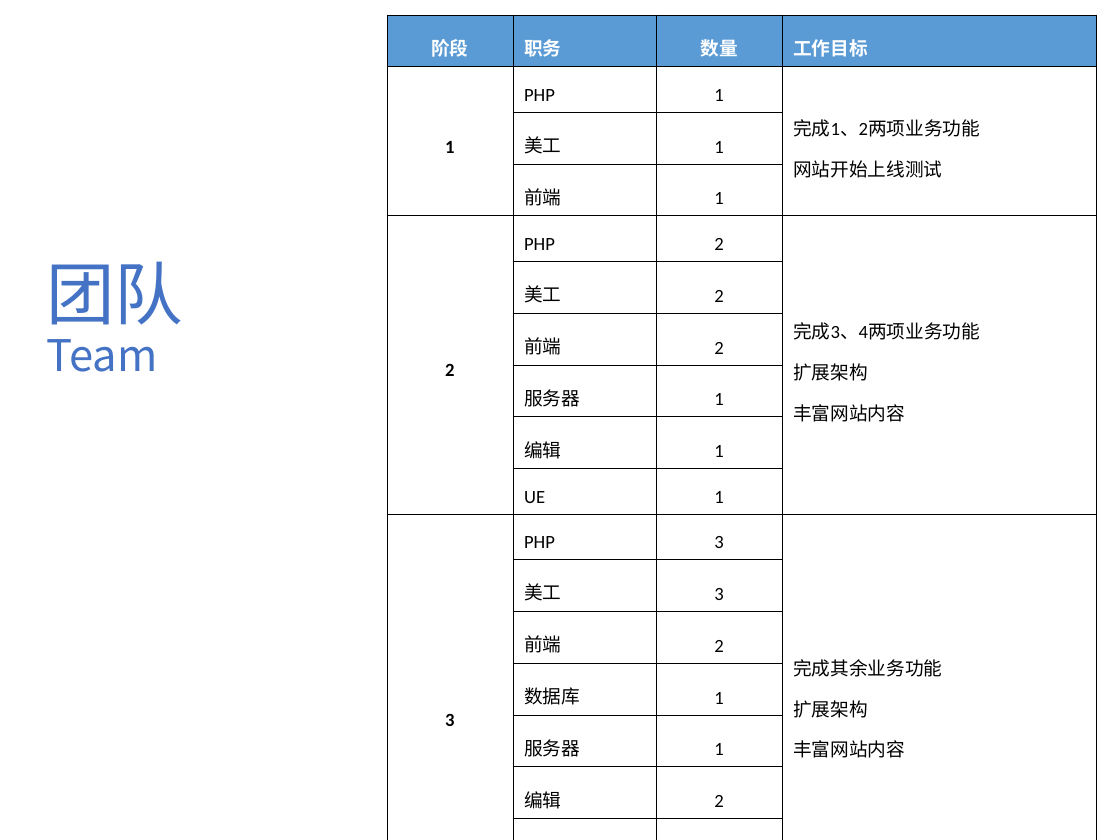
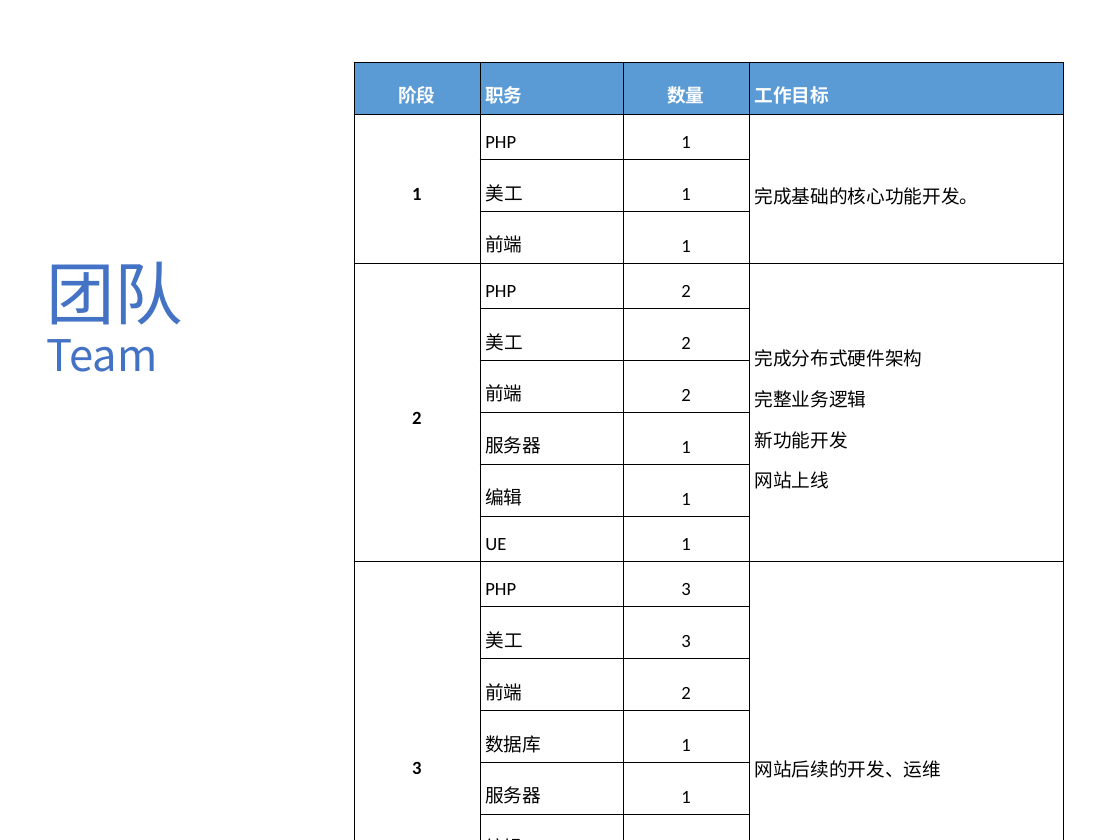
Before and after one commit to eplane/lingdang, a slide deck: slide 14 of doc/ppt/新建 Microsoft PowerPoint 演示文稿 (2).pptx. Drawn at 1120x840 pixels with LibreOffice and Linux fonts; fonts in the diff are those of the drawing. Boxes give left, top, right and bottom in pixels: in the first picture for what was removed or moved away, otherwise in the second. Text is boxed around its words. In the diff, an @@ line names an element or a change of style, - is before the commit and + after.

```diff
--- a/doc/ppt/新建 Microsoft PowerPoint 演示文稿 (2).pptx
+++ b/doc/ppt/新建 Microsoft PowerPoint 演示文稿 (2).pptx
@@ table at <box>354,62,1063,808</box> @@
-row 2, column 4: 完成1、2两项业务功能 网站开始上线测试
+row 2, column 4: 完成基础的核心功能开发。
-row 5, column 4: 完成3、4两项业务功能 扩展架构 丰富网站内容
+row 5, column 4: 完成分布式硬件架构 / 完整业务逻辑 / 新功能开发 / 网站上线
-row 11, column 4: 完成其余业务功能 扩展架构 丰富网站内容
+row 11, column 4: 网站后续的开发、运维
-row 16, column 3: 2
+row 16, column 3: 4
@@ table: place and size @@
-table at <box>386,15,1095,821</box>
+table at <box>354,62,1063,808</box>
```
Also in this commit, not shown: 6 other slides changed, 5 slides added, 2 slides removed, 5 other files.
